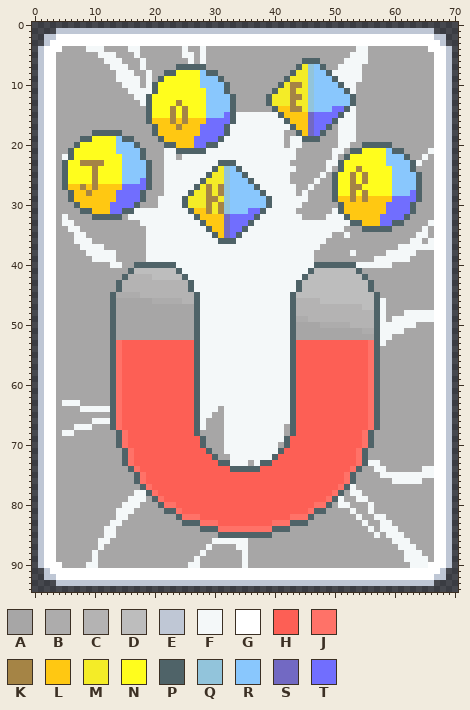
Sprite sheet: img/munnymagnet.png. The picture above was drawn from the file before the commit.
The file is 142x190 pixels, drawn in blocks of 2x2; one block is one cell here. Colours within 5 levels of each other are drawn and written as one.
Palette (. is transparent): A #a7a6a6  B #adacac  C #b4b3b3  D #bdbdbd  E #bfc7d5  F #f4f8f9  G #ffffff  H #fd5f55  J #ff7268  K #a58445  L #ffc812  M #f4ec27  N #fffd1d  P #4f6368  Q #92c4db  R #89c7fd  S #7269c3  T #716efe
After the commit:
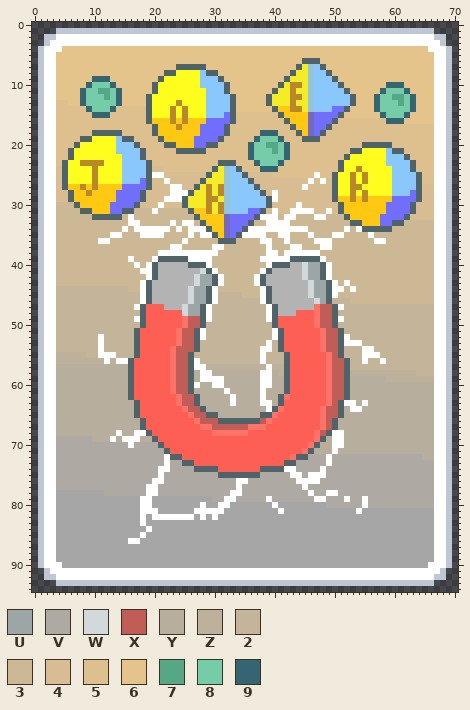
Colours new in this view: U #9da6a7  V #aea9a2  W #d2d9db  X #bf5d56  Y #b8ae9e  Z #beb19b  2 #c4b499  3 #cdb895  4 #d7bd91  5 #ddc08e  6 #e5c48b  7 #55a785  8 #74cca8  9 #356571
The exact change:
colour K: #a58445 -> #b88829
Changed rows in their new state; - is a pixel that keeps its letter.
first column x 4:
 4 -6666666666666666666666666666666666666666666666666666666666666-
 5 666666666666666666666666666666666666666666666666666666666666666
 6 66666666666666666666666666666666666666666---6666666666666666666
 7 66666666666666666666-----666666666666666-----666666666666666666
 8 666666666666666666---------666666666666-------66666666666666666
 9 66666699966666666-----------6666666666---------6666666666666666
10 6666698889666666-------------66666666-----------666666699966666
11 6666988778966666-------------6666666-------------66666988896666
12 666698887896666---------------66666---------------6669887789666
13 556698888896666---------------66666---------------6669888789666
14 555559888955555---------------666666-------------66669888889666
15 555555999555555---------------5555555-----------666666988896666
16 555555555555555---------------55555555---------5555555599966666
17 5555555555555555-------------5555555555-------55555555555555555
18 555555-----55555-------------55555999555-----555555555555555555
19 5555---------5555-----------5555598889555---5555555555555555555
20 555-----------5555---------555559887789555555555555-----5555555
21 55-------------55555-----555555598887895555555555---------55555
22 55-------------555555555555555559888889555555555-----------5555
23 5---------------55555555555---55598889555555555-------------555
24 4---------------4455555555-----5559995555555555-------------555
25 4---------------GG4444444-------44445555555G55---------------55
26 4---------------44G44444---------444444444G4G4---------------55
27 4---------------444GG44-----------4444444G4444---------------44
28 44-------------4444GGG-------------4G444444444---------------44
29 44-------------444GGG---------------G444444444---------------44
30 333-----------444G444---------------4444G444444-------------444
31 3333---------333G33333-------------4G44GGGG44G4-------------444
32 333333-----3G3333333333-----------GGG3GG333GG333-----------4444
33 333333333333GG33333G3GG3---------33GGGG3333333333---------33333
34 33333333333G3GGGGGG3G3GGG-------GGGGGGGGGG333333G3G-----3333333
35 333333333GG333GGGG3333G3GG-----GGGG33GG333G333GG3333G3333333333
36 3333333GG333333333333G33333---3333GG33G3333GGG3333333GG33333333
37 3333333333333333333GG33333GG3333333G333GG333GG33333333333333333
38 33333333333333333GGGGGGGGGG33333333GG3GGGGGG3333333333333333333
39 333333333333G333GPPPPPGGGG33333333GGGGGPPPPPG333333333333333333
40 3333333333333G3G-CCCCCPPPG333333333GPPPCCWUU-G33333333333333333
41 33333333333333GGPCCCCCCCWPG3333333GPCCCCCWUUPG33333333333333333
42 333333333333333GPCCCCCCWUUPG33333GPCCCCCCWUUPG33333333333333333
43 33333333333333GP------CWUUPG33333GPCCCCCCCWUUPG3G33333333333333
44 22222222222233GP------WUUPG3333333GPCCCCCCWUUPGG3G3333333333333
45 22222222222222GP------WUUPG2222333GPCCCCCCWUUPG3333333333333333
46 22222222222222GPCCCCC-WUUPG2222222GPCCCC---WUP22233333333333333
47 2222222222222GPHHHCCCWUUPG222222222GPCCC---JXXPG222222222222222
48 22222222222222PHHHHHHWUUPG222222222GPCCCHHHJXXP2222222222222222
49 2222222222222GPHHHHHHJXXPG222222222GPHHHHHHJXXPG222222222222222
50 22222222222222PHHHHHHJXXP22222222222PHHHHHHJXXP2222222222222222
51 2222222222222PHHHHHHJXX-G22222222222GPHHHHHHJXXP222222222222222
52 2222222G22222PHHHHHHJXX-G22222222222GPHHHHHHJXXPG22222222222222
53 2222222G22222P------JXX-22222222222G2PHH----JXXPGGG222222222222
54 2222222G22222P-----JXXX-2222222222GG2PHH----JXXP222GG2222222222
55 ZZZZZ22GGG222P-----JXXP22222222222G222PH-----JXP222GGG222222222
56 ZZZZZZZZGZGGP------JXXPG2222222222G222PH-----JXXP22G22G22222222
57 YYYYYYYYYYYYP------JXXPGGZZZZZZZZZZGZZPH-----JXXP22222222222222
58 YYYYYYYYYYYYP------JXXPYGGYYYYYYYYGGYZPH-----JXXPZZZZZZZZZZZ222
59 YYYYYYYYYYYYP------JXXPYGGGGYYYYYYGGYYPH-----JXXPYYYYYYZZZZZZZZ
60 YYYYYYYYYYYYP------JXXPGYYGGYYYYYYGGYYPH-----JXXPYYYYYYYYYYYYYY
61 YYYYYYYYYYYYP------JXXPYYYYYGYYYYYGYYYPH-----JXXPYYYYYYYYYYYYYY
62 YYYYYYYYYYYYP-------JXX-YYYYYGYYYYGYYPJH-----JXXPYYYYYYYYYYYYYY
63 YYYYYYYYYYYYYP------JXX-YYYYYGYYYYGGYPHH-----JXPGGYGYYYYYYYYYYY
64 YYYYYYYYYYYYYP-------JXXPYYYYYYYYYYGPJHH----JXXPYGGYYYYYYYYYYYY
65 YYYYYYYYYYYYYP--------JXXPPYYYYYYYPPJHHH----JXXPYYYYYYYYYYYYYYY
66 YYYYYYYYYYYYYYP--------JXXXPPPPPPPXJHHHH----JXPYYYYYYYYYYYYYYYY
67 YYYYYYYYYYYYYYP--------HJJXXXXXXJJJHHHHH----JXPYYYYYYYYYYYYYYYY
68 YYYYYYYYYYGYYGGP-------HHHJJJJJJHHHHHHHH---JXPGGYYYYYYYYYYYYYYY
69 VVVVVVYYYGYGGGYYP-------HHHHHHHHHHHHHHH----JPYGGYYYYYYYYYYYYYYY
70 VVVVVVVVVVVVGVVVVP------HHHHHHHHHHHHHHH---JPYYGGYYYYYYYYYYYYYYY
71 VVVVVVVVVVVVVVVVVVP------HHHHHHHHHHHHH---JPYYYGYYYYYYYYYYYYYYYY
72 VVVVVVVVVVVVVVVVVVGPP-----HHHHHHHHHHH--JPPVVVGVVVVVVVVVVVVVVVYY
73 VVVVVVVVVVVVVVVVVVGVVPP----HHHHHHHHH--PPVVVVVGVVVVVVVVVVVVVVVVV
74 VVVVVVVVVVVVVVVVVGGVVVVPPPP--HHHHHPPPPGGVVVVGVVVVVVVVVVVVVVVVVV
75 VVVVVVVVVVVVVVVVVGVVVVVVVVVPPPPPPPVVVVVGGVGGGVVVVVVVVVVVVVVVVVV
76 VVVVVVVVVVVVVVVVGGVVVVVVVVVVVVGGVVVVVVVVGGGGVVVVVVVVVVVVVVVVVVV
77 VVVVVVVVVVVVVVVGGVVVVVVVVVVVVVGVVVVVVVVVVGVVVVVVVVVVVVVVVVVVVVV
78 --------VVVVVVVGGVVVVVVVVVVVVGGVVVVVVVVVVVGVVGGVVVVVVVVVVVVVVVV
79 ------------AAGGAAAAAAAAAAVVGGVVVVVGVVVVVVVGGVVVGVVGVVVVVVVVVVV
80 -----------AAAGG-AAAAAAAGAAGGAAAAAAAGAAAAAAAAVVVVVVGVVVVVVVVVVV
81 ----------AAA-GGG-AAAAAGGGGGAAAAAAAAAGAAAAAAA----AG-A----------
82 ----------AA--G-GGGGGGGAGAGAAAAAAAAAAAAAAAA-------A--AA--------
83 ---------AA---G------AAAAAAAAAAAAAAAAAAAAA---------A--AA-------
84 --------AA-----G--------AAAAAAAAAAAAAAA-------------A-AAA------
85 --------AA----G------------AAAAAAAAA-----------------A-AAA-----
86 -------AA---GG------------AAAAAA------------------------AAA----
87 -------A-----------------A----AA-------------------------AAA---
88 ------A-----------------A------A--------------------------AAA--
89 ------A----------------A-------A--------------------------AAAA-
90 -----AA---------------AA-------A---------------------------AAA-
